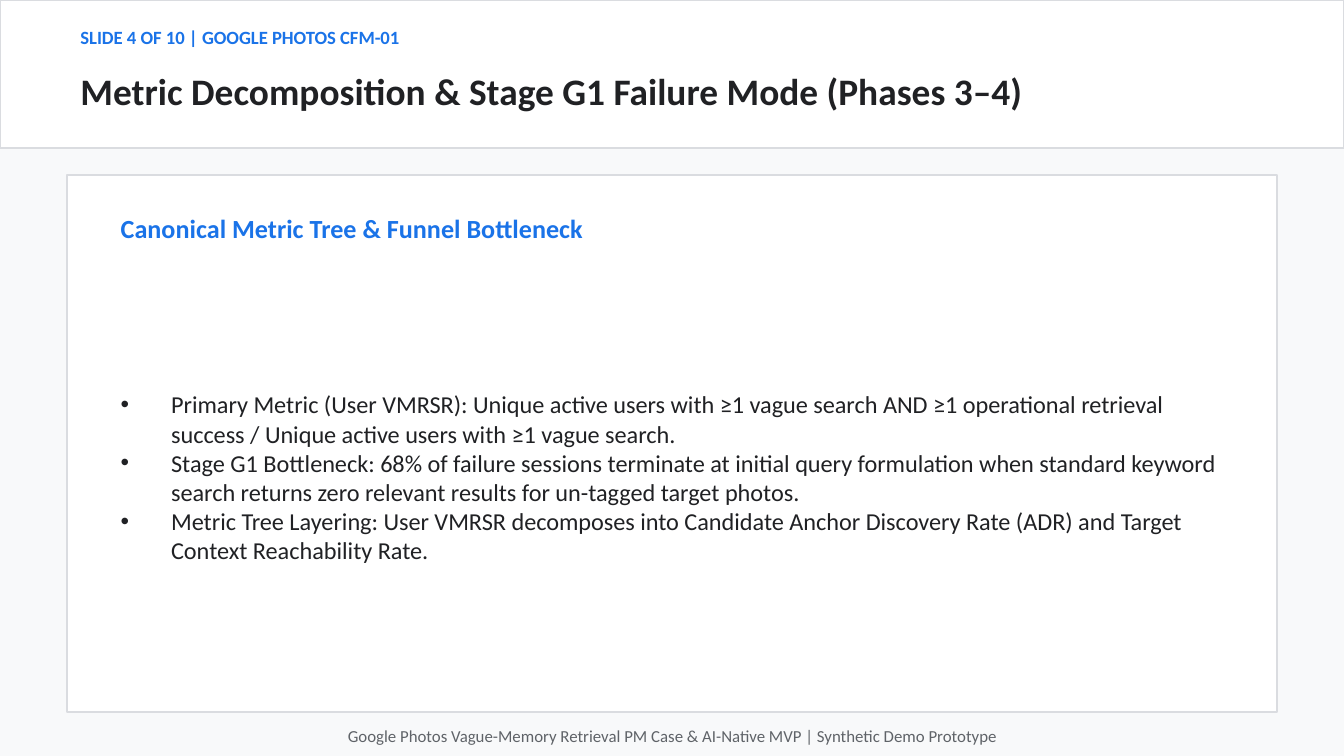
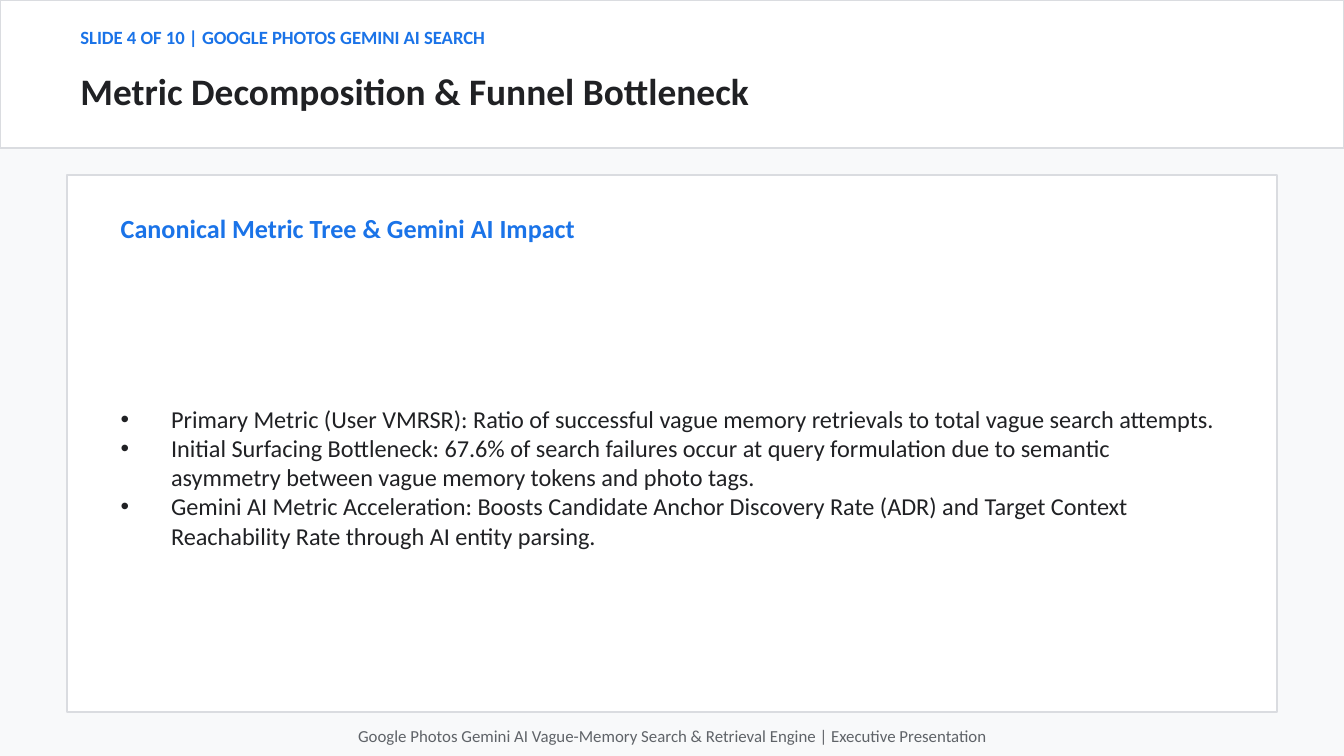
Before and after one commit to hatakekakashi05/google-photos-vague-memory-, a slide deck: slide 4 of output/google_photos_vague_memory_presentation.pptx. Drawn at 1344x756 pixels with LibreOffice and Linux fonts; fonts in the diff are those of the drawing. Boxes give left, top, right and bottom in pixels: in the first picture for what was removed or moved away, otherwise in the second. Text is boxed around its words. In the diff, an @@ line names an element or a change of style, - is before the commit and + after.

Commit message:
Strongly emphasize Gemini AI Search in README/PPTX/docs, fix image-to-tag visual mismatch bugs (e.g. VIN_002 grandparents image)

```diff
--- a/output/google_photos_vague_memory_presentation.pptx
+++ b/output/google_photos_vague_memory_presentation.pptx
@@ text at (80, 31, 485, 44): text changed @@
-SLIDE 4 OF 10 | GOOGLE PHOTOS CFM-01
+SLIDE 4 OF 10 | GOOGLE PHOTOS GEMINI AI SEARCH
@@ text at (80, 78, 749, 111): text changed @@
-Metric Decomposition & Stage G1 Failure Mode (Phases 3–4)
+Metric Decomposition & Funnel Bottleneck
@@ text at (121, 219, 575, 242): text changed @@
-Canonical Metric Tree & Funnel Bottleneck
+Canonical Metric Tree & Gemini AI Impact
@@ text at (171, 410, 1213, 549): text changed @@
-• Primary Metric (User VMRSR): Unique active users with ≥1 vague search AND ≥1 operational retrieval success / Unique active users with ≥1 vague search.
-• Stage G1 Bottleneck: 68% of failure sessions terminate at initial query formulation when standard keyword search returns zero relevant results for un-tagged target photos.
-• Metric Tree Layering: User VMRSR decomposes into Candidate Anchor Discovery Rate (ADR) and Target Context Reachability Rate.
+• Primary Metric (User VMRSR): Ratio of successful vague memory retrievals to total vague search attempts.
+• Initial Surfacing Bottleneck: 67.6% of search failures occur at query formulation due to semantic asymmetry between vague memory tokens and photo tags.
+• Gemini AI Metric Acceleration: Boosts Candidate Anchor Discovery Rate (ADR) and Target Context Reachability Rate through AI entity parsing.
@@ text at (358, 730, 986, 745): text changed @@
-Google Photos Vague-Memory Retrieval PM Case & AI-Native MVP | Synthetic Demo Prototype
+Google Photos Gemini AI Vague-Memory Search & Retrieval Engine | Executive Presentation
```
Also in this commit, not shown: 9 other slides changed, 4 other files.
